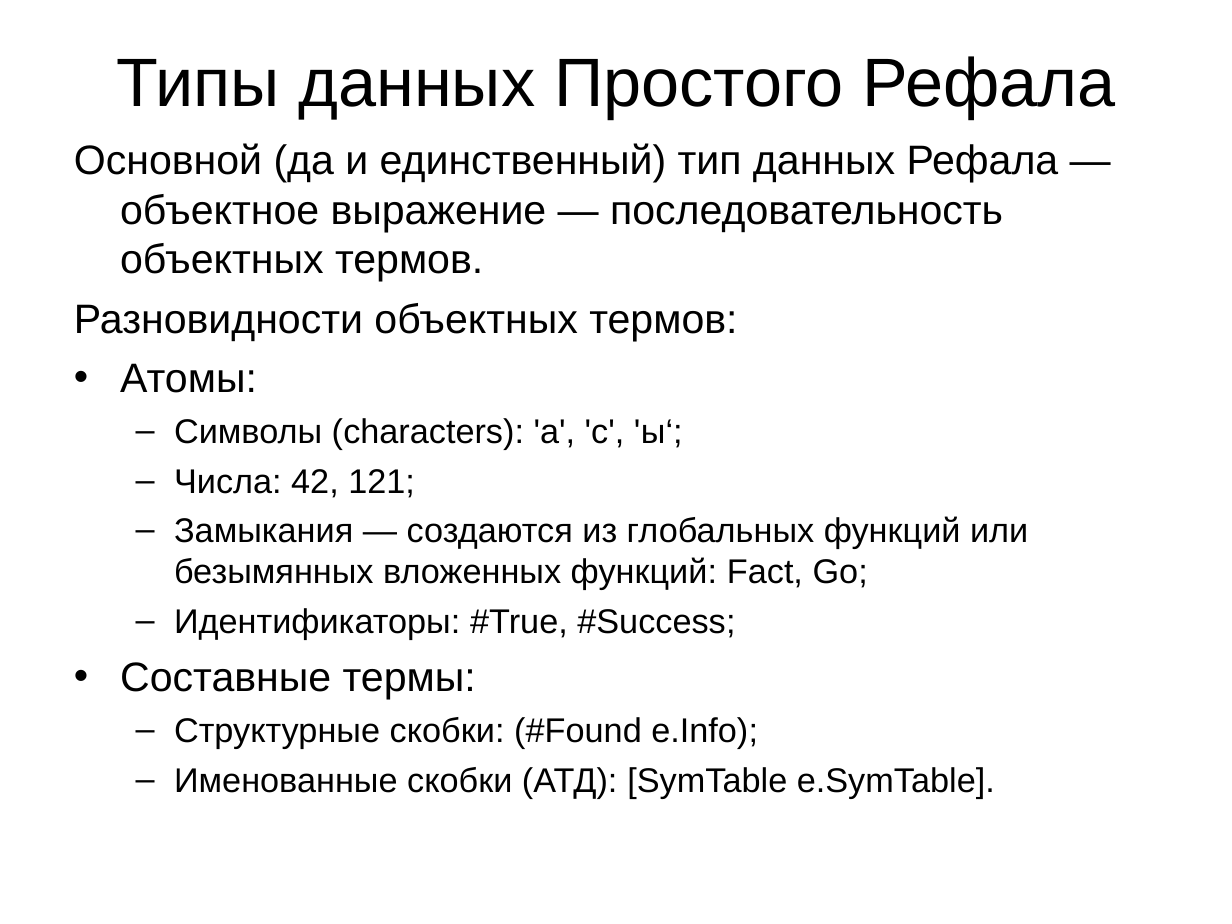
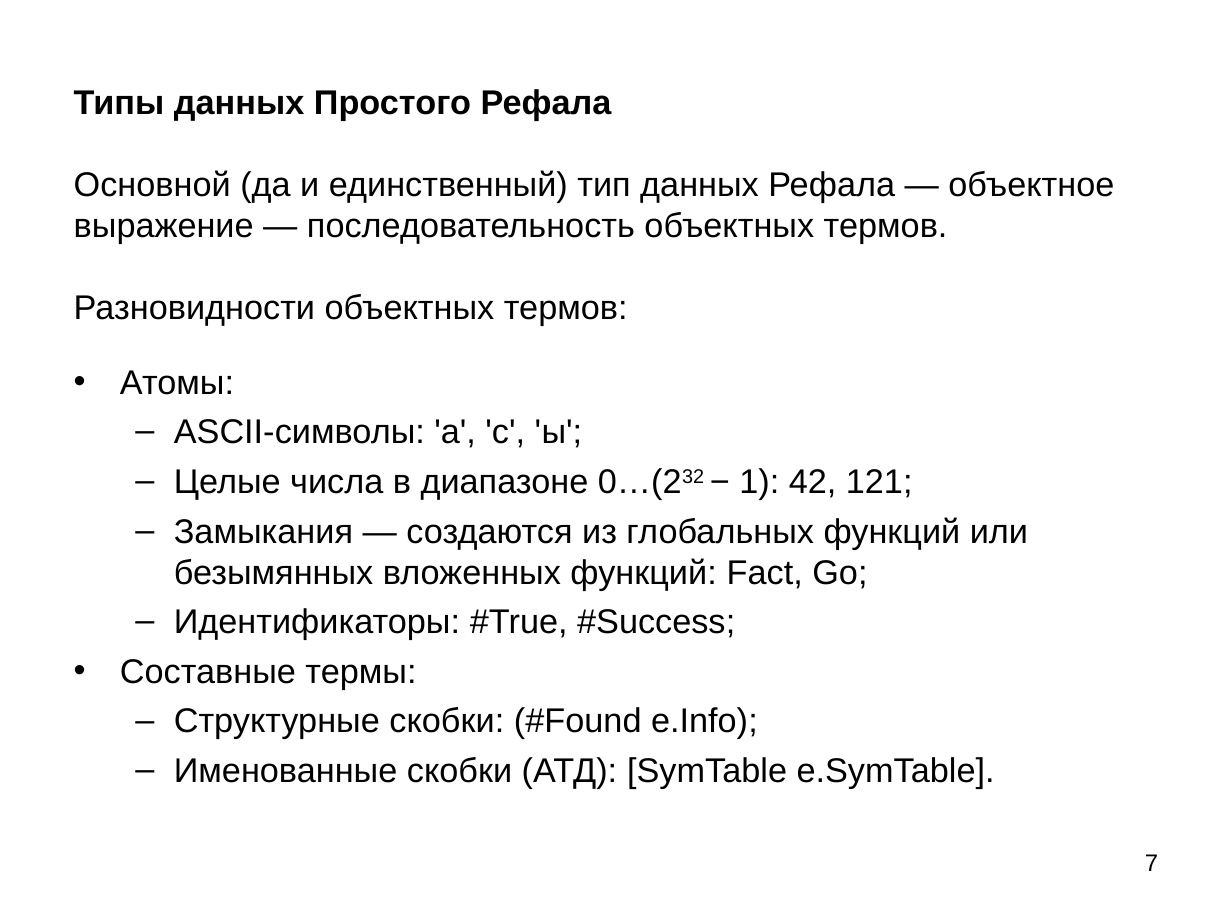
Before and after one commit to bmstu-iu9/refal-5-lambda, a slide deck: slide 7 of doc/Компилятор Простого Рефала.ppt (slide 4 before the commit). Drawn at 1232x924 pixels with LibreOffice and Linux fonts; fonts in the diff are those of the drawing. Boxes give left, top, right and bottom in pixels: in the first picture for what was removed or moved away, otherwise in the second. Text is boxed around its words. In the diff, an @@ line names an element or a change of style, - is before the commit and + after.

```diff
--- a/doc/Компилятор Простого Рефала.ppt
+++ b/doc/Компилятор Простого Рефала.ppt
@@ title removed at (x1=116, y1=56, x2=1116, y2=119) @@
-Типы данных Простого Рефала
@@ title added at (x1=74, y1=89, x2=1114, y2=326), 20 pt, text #000000 @@
+Типы данных Простого Рефала
+Основной (да и единственный) тип данных Рефала — объектное выражение — последовательность объектных термов.
+Разновидности объектных термов:
@@ text at (x1=74, y1=143, x2=1059, y2=341): paragraphs removed @@
-Основной (да и единственный) тип данных Рефала — объектное выражение — последовательность объектных термов.
-Разновидности объектных термов:
@@ text "Атомы:" moved from (x1=74, y1=143, x2=1059, y2=798) to (x1=120, y1=370, x2=1028, y2=789) @@
@@ text "Атомы:" at (x1=120, y1=370, x2=1028, y2=789): vertical alignment top to middle @@
@@ text at (x1=120, y1=370, x2=416, y2=689): size 24 to 20 pt in "Атомы:", "Составные термы:"; less space between paragraphs @@
@@ text at (x1=174, y1=419, x2=913, y2=499): text changed @@
-  – Символы (characters): 'a', 'c', 'ы‘;
-  – Числа: 42, 121;
+  – ASCII-символы: 'a', 'c', 'ы';
+  – Целые числа в диапазоне 0…(232 − 1): 42, 121;
@@ page number added at (x1=1145, y1=854, x2=1158, y2=871), 14 pt, text #000000 @@
+7
```
Also in this commit, not shown: 9 other slides changed, 9 slides added, 6 other files.
